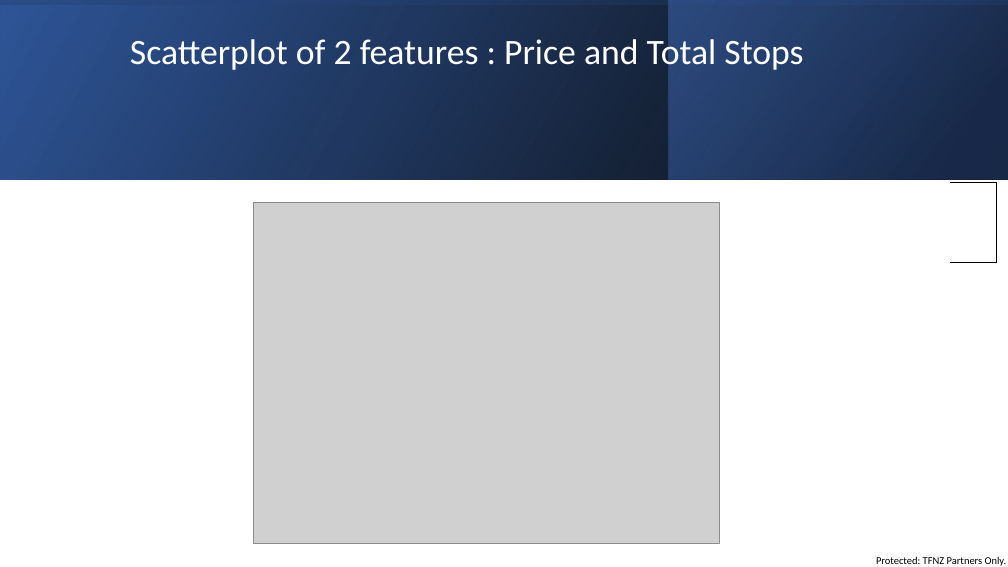
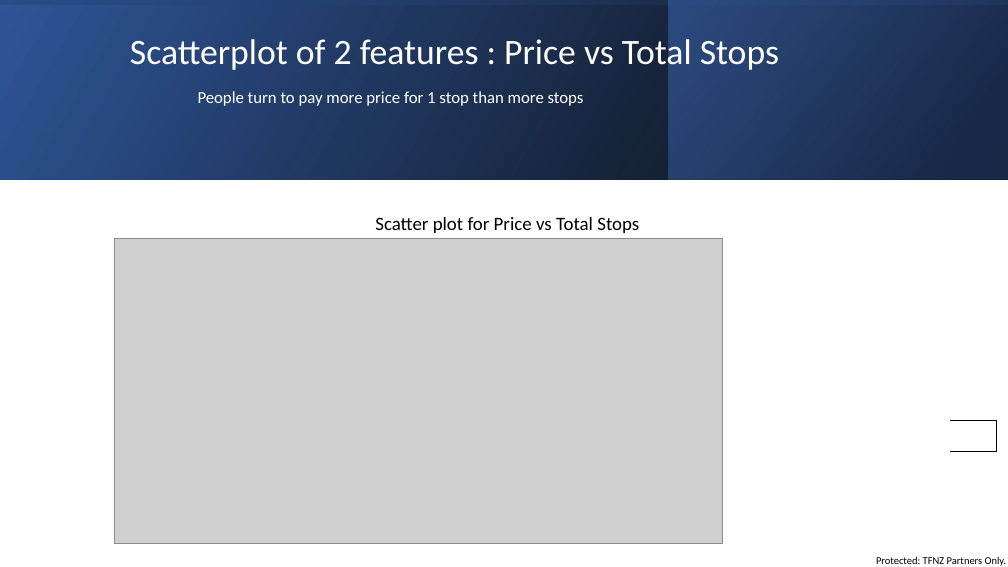
Before and after one commit to divraj2022/IOD_DIV, a slide deck: slide 11 of Mini Project 1/Mini Project 1.PPTX. Drawn at 1008x567 pixels with LibreOffice and Linux fonts; fonts in the diff are those of the drawing; grey boxes stand for pictures. Boxes give left, top, right and bottom in pixels: in the first picture for what was removed or moved away, otherwise in the second. Text is boxed around its words. In the diff, an @@ line names an element or a change of style, - is before the commit and + after.

```diff
--- a/Mini Project 1/Mini Project 1.PPTX
+++ b/Mini Project 1/Mini Project 1.PPTX
@@ title at (130,35,779,106): text changed; size 34 to 16 pt @@
-Scatterplot of 2 features : Price and Total Stops
+Scatterplot of 2 features : Price vs Total Stops
+People turn to pay more price for 1 stop than more stops
@@ picture: place and size @@
-picture at (253,203,720,544)
+picture at (114,239,722,544)
@@ text added at (375,217,639,233), 18 pt, text #000000 @@
+Scatter plot for Price vs Total Stops
@@ table: place and size @@
-table at (88,182,997,567)
+table at (88,421,997,567)
```
Also in this commit, not shown: 3 other slides changed, 5 slides added, 8 slides removed, 1 other file.
